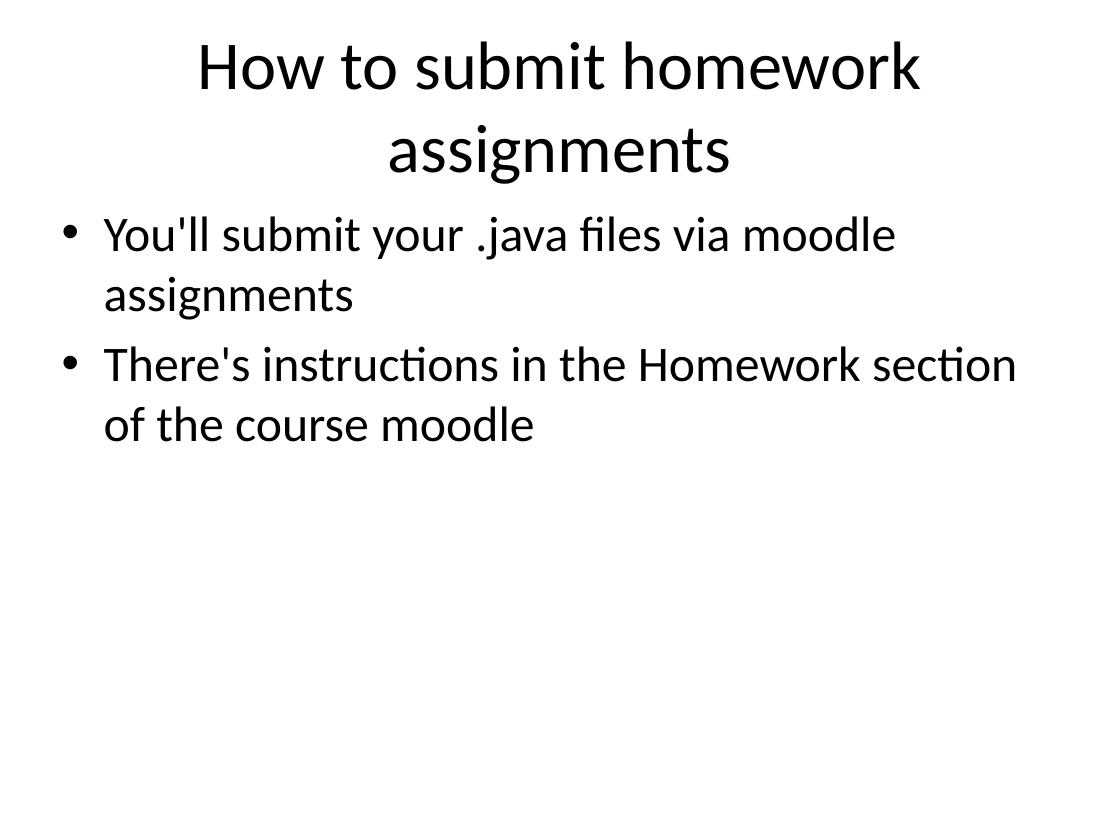
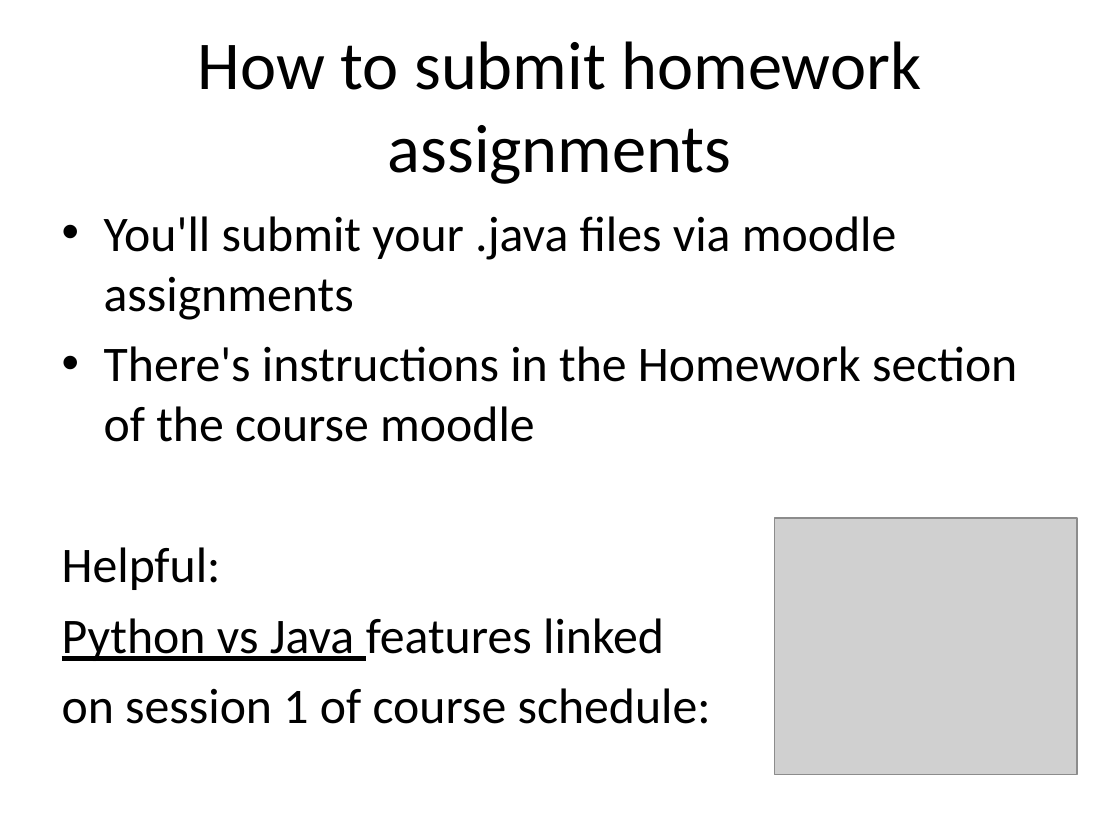
Before and after one commit to RHIT-CSSE/csse220, a slide deck: slide 35 of ClassMaterials/JavaIntro/Slides/JavaIntro.pptx (slide 31 before the commit). Drawn at 1120x840 pixels with LibreOffice and Linux fonts; fonts in the diff are those of the drawing; grey boxes stand for pictures. Boxes give left, top, right and bottom in pixels: in the first picture for what was removed or moved away, otherwise in the second. Text is boxed around its words. In the diff, an @@ line names an element or a change of style, - is before the commit and + after.

```diff
--- a/ClassMaterials/JavaIntro/Slides/JavaIntro.pptx
+++ b/ClassMaterials/JavaIntro/Slides/JavaIntro.pptx
@@ picture added at (775, 517, 1077, 774) @@
@@ text at (62, 547, 711, 724): paragraphs added @@
+Helpful:
+Python vs Java features linked
+on session 1 of course schedule:
```
Also in this commit, not shown: 5 other slides changed, 5 slides added.
